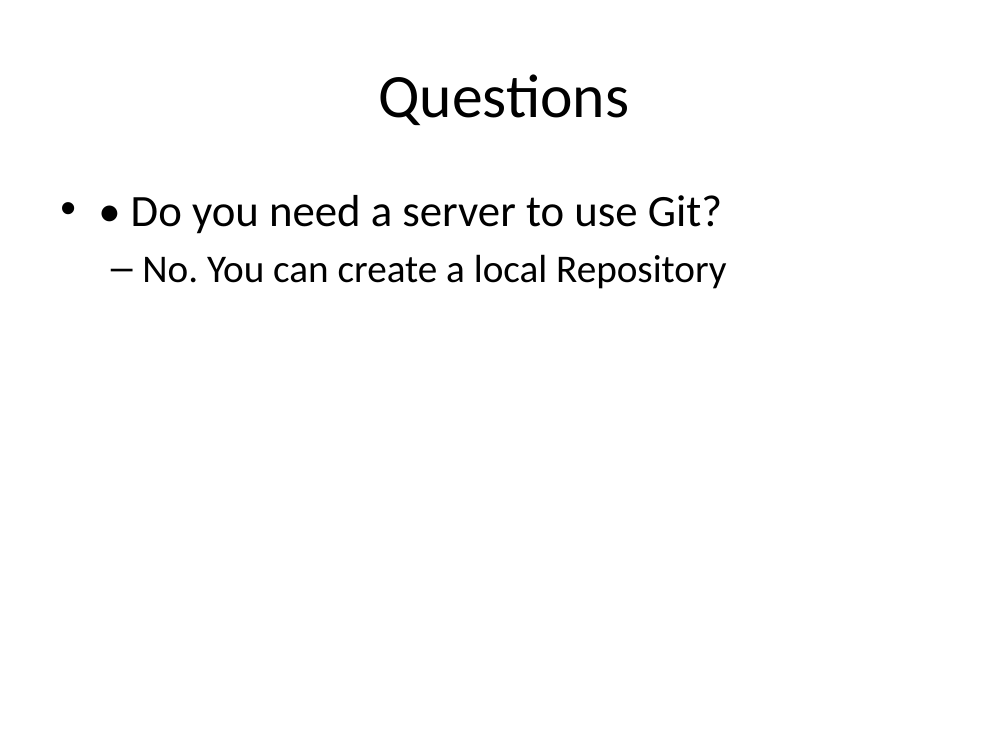
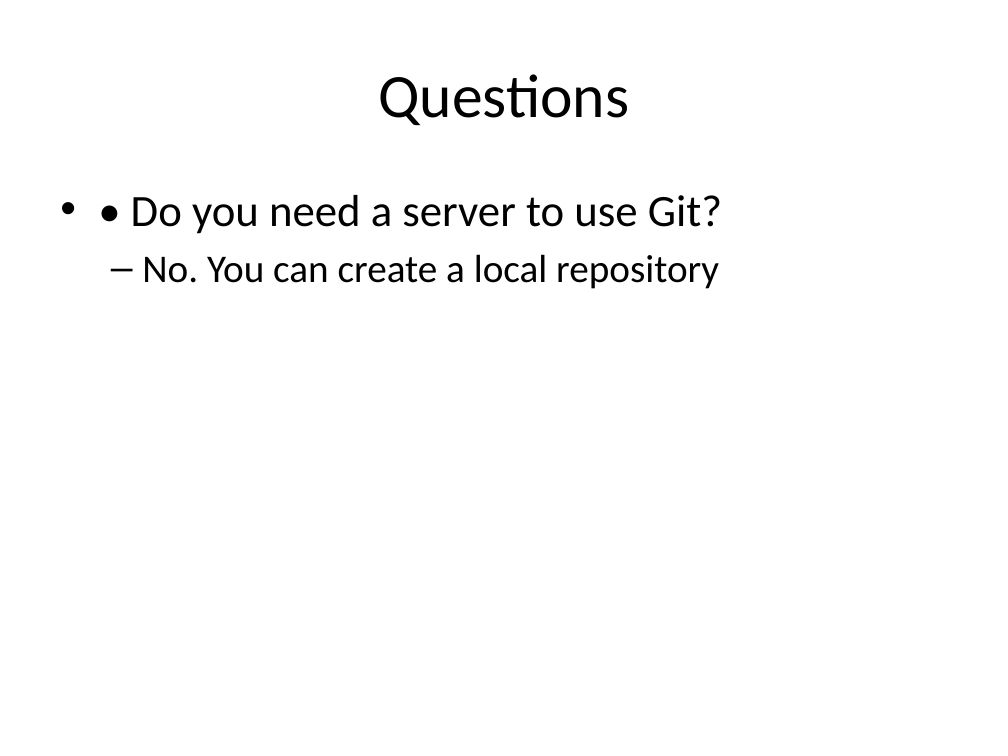
Before and after one commit to cyrillwyss/sumobot, a slide deck: slide 8 of Recap SW2.pptx. Drawn at 1008x756 pixels with LibreOffice and Linux fonts; fonts in the diff are those of the drawing. Boxes give left, top, right and bottom in pixels: in the first picture for what was removed or moved away, otherwise in the second. Text is boxed around its words. In the diff, an @@ line names an element or a change of style, - is before the commit and + after.

Commit message:
completed questions

```diff
--- a/Recap SW2.pptx
+++ b/Recap SW2.pptx
@@ text at <box>142,254,719,289</box>: text changed @@
-  – No. You can create a local Repository
+  – No. You can create a local repository
```
Also in this commit, not shown: 2 other slides changed.
